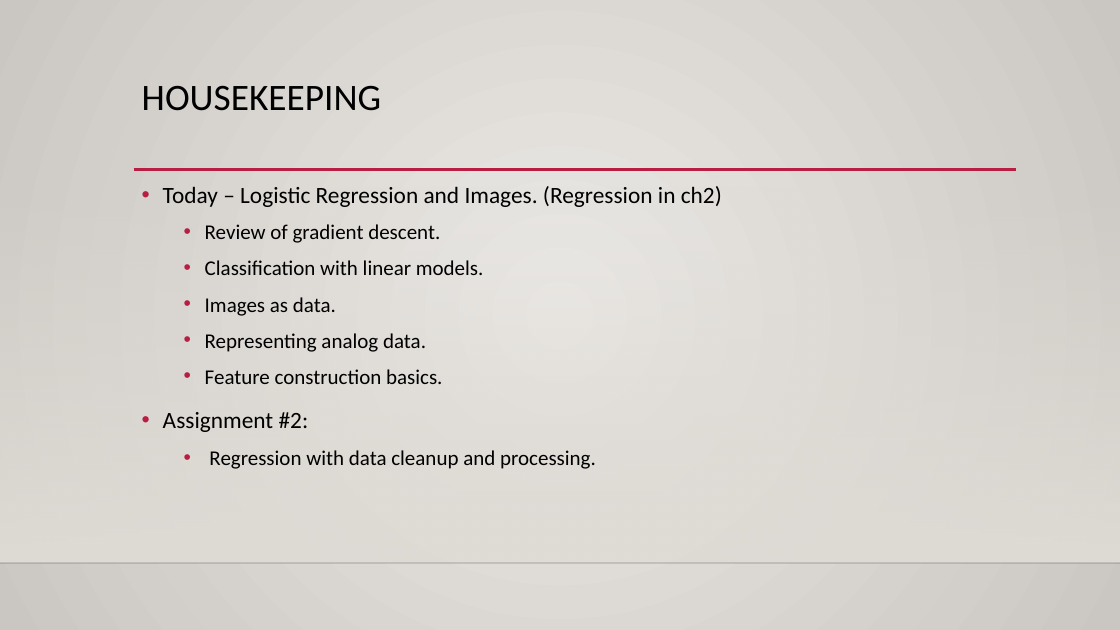
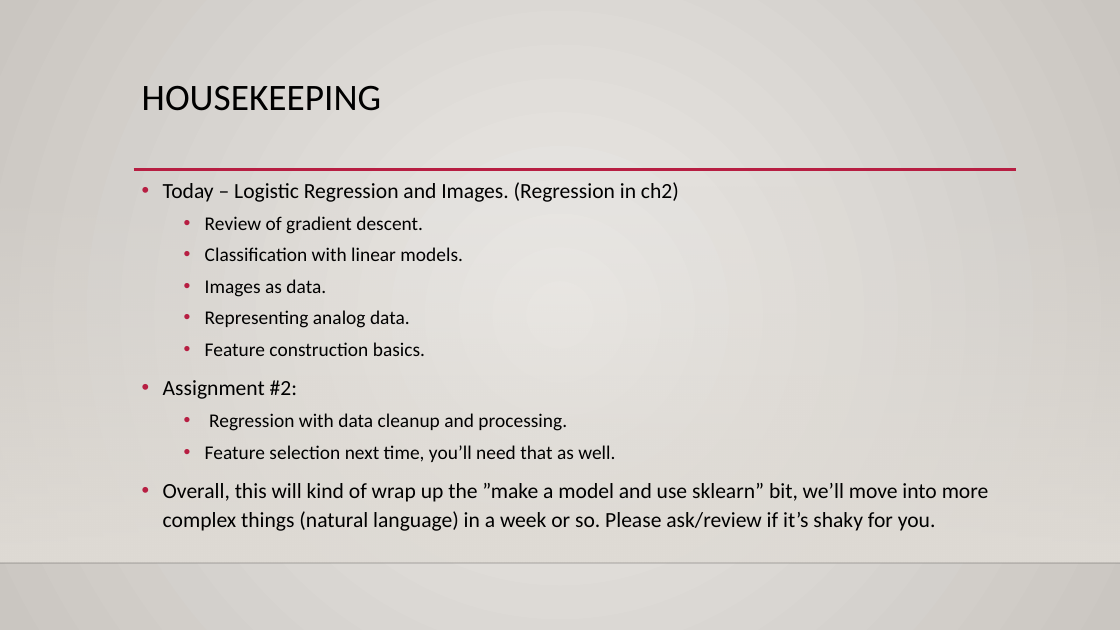
Before and after one commit to glennybarnes/Intro_to_Machine_Learning_Students, a slide deck: slide 1 of reference_content/Slides/008_Log_Reg_Images.pptx. Drawn at 1120x630 pixels with LibreOffice and Linux fonts; fonts in the diff are those of the drawing; background and template pictures are left out. Boxes give left, top, right and bottom in pixels: in the first picture for what was removed or moved away, otherwise in the second. Text is boxed around its words. In the diff, an @@ line names an element or a change of style, - is before the commit and + after.

```diff
--- a/reference_content/Slides/008_Log_Reg_Images.pptx
+++ b/reference_content/Slides/008_Log_Reg_Images.pptx
@@ text at (163, 182, 679, 431): size 20 to 18.5 pt in "Today – Logistic Regression and Images. (Regression ...", "Assignment #2:"; size 18 to 16.6 pt in "Review of gradient descent.", "Classification with linear models.", "Images as data.", "Representing analog data." and 2 more places; line spacing 1.2 to 1.1 @@
@@ text at (163, 445, 989, 531): paragraphs added @@
+  • Feature selection next time, you’ll need that as well.
+• Overall, this will kind of wrap up the ”make a model and use sklearn” bit, we’ll move into more complex things (natural language) in a week or so. Please ask/review if it’s shaky for you.
```
Also in this commit, not shown: 5 other files.
